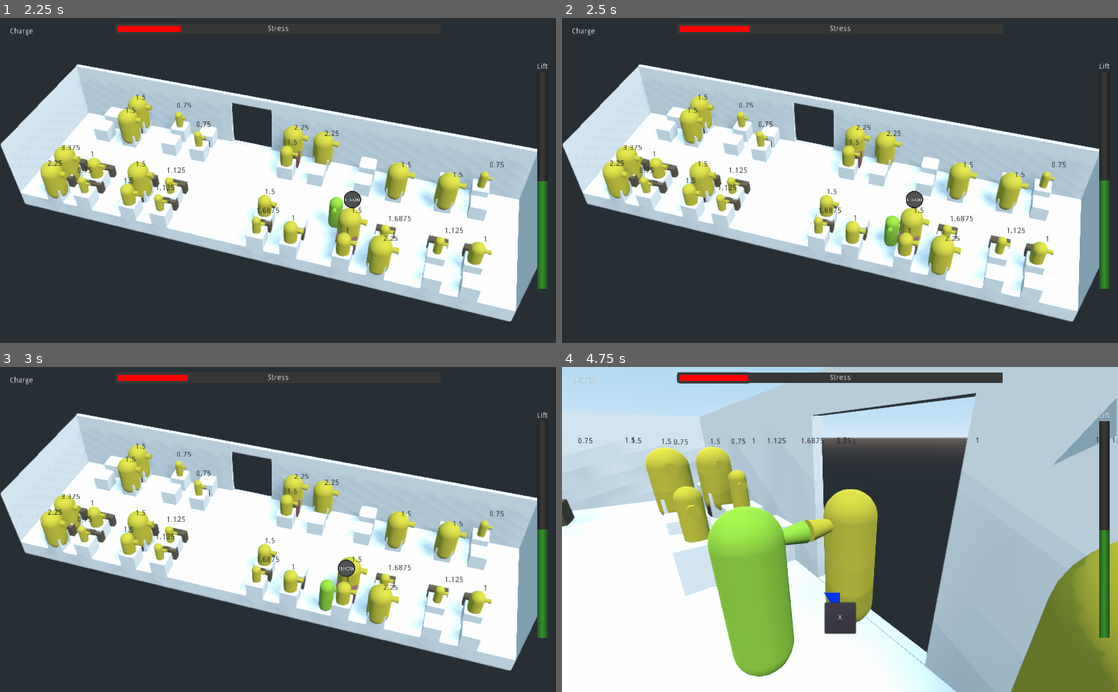
Above: before the commit, frames 1-4 (two rows, left to right).
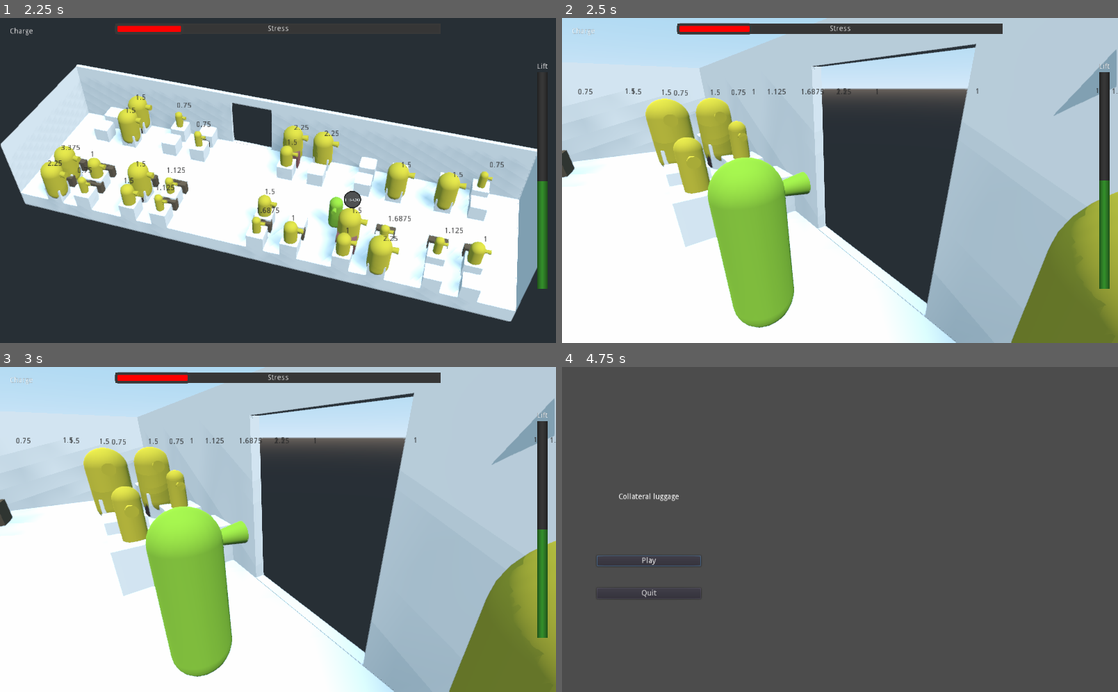
Above: after the commit, the same moments.

Repository: the-last-willy/game_jam_22_07
Game: Godot game, scene res://Game/Scenes/Main/Main.tscn
Two runs of this game, one before a commit and one after it. Both use one fixed random seed, a clock stepped at 60 frames per second and the inputs below.
Inputs (mouse positions are in pixels of both pictures, inside the frame that each line leads up to):
- Up to frame 1 (2.25 s): click "Play" at 0.5 s; tap Enter (ui_accept) at 1.25, 1.52 s; move the mouse to (400, 164) at 1.27 s; hold D (move_right) 1.28-2.03 s; tap Space (grab_luggage) at 1.35 s; click (400, 164) at 1.42 s; tap R (grab_passenger) at 1.55, 2.1 s; move the mouse to (166, 196) at 2.02 s; hold S (move_backward) from 2.03 s (still down)
- Up to frame 2 (2.5 s): keep holding S (move_backward); tap Enter (ui_accept) at 2.27 s; tap Space (grab_luggage) at 2.3 s
- Up to frame 3 (3 s): move the mouse to (333, 458) at 2.77 s; release S (move_backward) at 2.78 s; hold D (move_right) from 2.78 s (still down); tap Space (grab_luggage) at 2.85 s
- Up to frame 4 (4.75 s): tap R (grab_passenger) at 3.05, 3.6, 4.55 s; move the mouse to (812, 594) at 3.52 s; release D (move_right) at 3.53 s; hold W (move_forward) 3.53-4.28 s; click (812, 594) at 3.67 s; tap Enter (ui_accept) at 3.77, 4.52 s; tap Space (grab_luggage) at 3.8, 4.35 s; move the mouse to (1006, 578) at 4.27 s; hold A (move_left) from 4.28 s (still down)

Frame 1 is identical in both runs. In frame 2, 86% of the frame differs, in the area x 0-100%, y 0-100%; in frame 3, 86%; in frame 4, 96%.

Commit message:
Added Sequence Manager + luggage camera

Diff:
--- a/Game/Character/Player/Player.gd
+++ b/Game/Character/Player/Player.gd
@@ -54,14 +54,20 @@
 		throw_button.position = pos2d
 
 		if Input.is_action_just_pressed("grab_passenger"):
-			get_tree().call_group("ConfrontationManager", "confront", self, nearest_passenger)
+			get_tree().call_group("SequenceManager", "confront", self, nearest_passenger)
 			confrontation_transition()
 		elif Input.is_action_just_pressed("grab_luggage") and nearest_passenger.luggage != null:
+			get_tree().call_group("SequenceManager", "throw_luggage", self )
+			luggage_transition()
 			nearest_passenger.ejected_luggage()
 
 
 
 func confrontation_transition():
+	throw_button.visible = false
+	confronting = true
+
+func luggage_transition():
 	throw_button.visible = false
 	confronting = true
 
--- a/Game/Scenes/Level/Level.tscn
+++ b/Game/Scenes/Level/Level.tscn
@@ -1,38 +1,19 @@
-[gd_scene load_steps=8 format=2]
+[gd_scene load_steps=7 format=2]
 
 [ext_resource path="res://Game/Scenes/Level/AircraftCabin.tscn" type="PackedScene" id=1]
 [ext_resource path="res://Game/Character/Player/Player.tscn" type="PackedScene" id=2]
 [ext_resource path="res://Game/UI/PauseMenu/PauseMenuUI.tscn" type="PackedScene" id=3]
 [ext_resource path="res://Game/UI/GameUI/GameUI.tscn" type="PackedScene" id=4]
-[ext_resource path="res://Game/ConfrontationManager/ConfrontationManager.gd" type="Script" id=8]
-[ext_resource path="res://Game/UI/ButtonMasher/ButtonMasher.tscn" type="PackedScene" id=9]
+[ext_resource path="res://Game/SequenceManager/SequenceManager.tscn" type="PackedScene" id=5]
 [ext_resource path="res://Game/UI/GameEnd/GameEndUI.tscn" type="PackedScene" id=12]
 
 [node name="Level" type="Spatial"]
 
 [node name="AircraftCabin" parent="." instance=ExtResource( 1 )]
 
-[node name="ConfrontationManager" type="Spatial" parent="." groups=["ConfrontationManager"]]
-script = ExtResource( 8 )
+[node name="Player" parent="." instance=ExtResource( 2 )]
 
-[node name="MainCamera" type="Camera" parent="ConfrontationManager"]
-transform = Transform( -0.956443, 0.203733, -0.209069, 0, 0.716187, 0.697908, 0.29192, 0.667509, -0.684992, -4.15276, 13.5999, -12.5844 )
-current = true
-fov = 30.0
-
-[node name="ConfrotationCamera" type="Camera" parent="ConfrontationManager"]
-transform = Transform( -0.611929, 0.29116, -0.73537, 0, 0.929774, 0.368131, 0.790913, 0.22527, -0.568955, -0.00688577, 1.50674, 0.930075 )
-
-[node name="Oppenent1Pos" type="Spatial" parent="ConfrontationManager"]
-transform = Transform( -1, 0, -1.50996e-07, 0, 1, 0, 1.50996e-07, 0, -1, 1.25, 0, 1.25 )
-
-[node name="Oppenent2Pos" type="Spatial" parent="ConfrontationManager"]
-transform = Transform( 1, 0, 2.38419e-07, 0, 1, 0, -2.38419e-07, 0, 1, 1.25, 0, 2 )
-
-[node name="ButtonMasher" parent="ConfrontationManager" instance=ExtResource( 9 )]
-visible = false
-
-[node name="Player" parent="." instance=ExtResource( 2 )]
+[node name="SequenceManager" parent="." instance=ExtResource( 5 )]
 
 [node name="PauseMenuUI" parent="." instance=ExtResource( 3 )]
 
--- /dev/null
+++ b/Game/SequenceManager/SequenceManager.gd
@@ -0,0 +1,119 @@
+extends Spatial
+
+onready var main_camera : Camera = $MainCamera
+onready var sequence_camera : Camera = $SequenceCamera
+
+# Confronting stuff
+onready var opponent1_pos : Spatial = $Oppenent1Pos
+onready var opponent2_pos : Spatial = $Oppenent2Pos
+
+onready var button_smasher : ButtonSmasher = $ButtonMasher
+
+var player : Player = null
+var opponent : Spatial = null
+
+onready var opponent_last_pos : Transform = opponent2_pos.global_transform
+
+var confronting : bool = false
+
+var base_strength : float = 30
+var base_loss : float = 30
+var base_press_strength : float = 10
+
+var strength : float = base_strength
+var loss : float = base_loss
+var press_strength : float = base_press_strength
+
+# Luggage throwing stuff
+
+var luggage_throwing : bool = false
+
+
+var timer : Timer
+
+func _ready():
+	timer = Timer.new()
+	timer.one_shot = true
+
+	add_child(timer)
+
+	var _ret = timer.connect("timeout", self, "on_timeout")
+
+func _process(delta):
+	if confronting:
+		strength -= loss * delta
+		if Input.is_action_just_pressed("grab_passenger"):
+			strength += press_strength
+		button_smasher.set_value(strength)
+
+		if strength <= 0.0 || strength >= 100.0:
+			if strength <= 0.0:
+				player.queue_free()
+				GameManager.game_over()
+				player = null
+			else:
+				opponent.queue_free()
+				GameManager.object_thrown(opponent.weight)
+				opponent = null
+
+			stop_confront()
+
+func confront(p_player : Spatial, p_opponent : Spatial) -> void:
+	player = p_player
+	opponent = p_opponent
+
+	confronting = true
+
+	main_camera.current = false
+	sequence_camera.current = true
+
+	button_smasher.visible = true
+
+	strength = base_strength
+	loss = base_loss * opponent.strength
+
+	opponent_last_pos = opponent.global_transform
+
+	player.global_transform = opponent1_pos.global_transform
+	opponent.global_transform = opponent2_pos.global_transform
+
+	timer.start(10.0)
+
+func throw_luggage(p_player : Spatial):
+	luggage_throwing = true
+	main_camera.current = false
+	sequence_camera.current = true
+	player = p_player
+	timer.start(1.0)
+	player.global_transform = opponent1_pos.global_transform
+
+func stop_throw_luggage():
+	main_camera.current = true
+	sequence_camera.current = false
+	luggage_throwing = false
+	if player != null:
+		player.confronting = false
+		player = null
+
+func stop_confront():
+	confronting = false
+
+	if player != null:
+		player.confronting = false
+		player = null
+
+	if opponent != null:
+		opponent.global_transform = opponent_last_pos
+		opponent = null
+
+	button_smasher.visible = false
+	main_camera.current = true
+	sequence_camera.current = false
+
+	timer.stop()
+
+func on_timeout():
+	if confronting:
+		stop_confront()
+	if luggage_throwing:
+		stop_throw_luggage()
--- /dev/null
+++ b/Game/SequenceManager/SequenceManager.tscn
@@ -0,0 +1,24 @@
+[gd_scene load_steps=3 format=2]
+
+[ext_resource path="res://Game/SequenceManager/SequenceManager.gd" type="Script" id=1]
+[ext_resource path="res://Game/UI/ButtonMasher/ButtonMasher.tscn" type="PackedScene" id=2]
+
+[node name="SequenceManager" type="Spatial" groups=["SequenceManager"]]
+script = ExtResource( 1 )
+
+[node name="MainCamera" type="Camera" parent="."]
+transform = Transform( -0.956443, 0.203733, -0.209069, 0, 0.716187, 0.697908, 0.29192, 0.667509, -0.684992, -4.15276, 13.5999, -12.5844 )
+current = true
+fov = 30.0
+
+[node name="SequenceCamera" type="Camera" parent="."]
+transform = Transform( -0.611929, 0.29116, -0.73537, 0, 0.929774, 0.368131, 0.790913, 0.22527, -0.568955, -0.00688577, 1.50674, 0.930075 )
+
+[node name="Oppenent1Pos" type="Spatial" parent="."]
+transform = Transform( -1, 0, -1.50996e-07, 0, 1, 0, 1.50996e-07, 0, -1, 1.25, 0, 1.25 )
+
+[node name="Oppenent2Pos" type="Spatial" parent="."]
+transform = Transform( 1, 0, 2.38419e-07, 0, 1, 0, -2.38419e-07, 0, 1, 1.25, 0, 2 )
+
+[node name="ButtonMasher" parent="." instance=ExtResource( 2 )]
+visible = false
